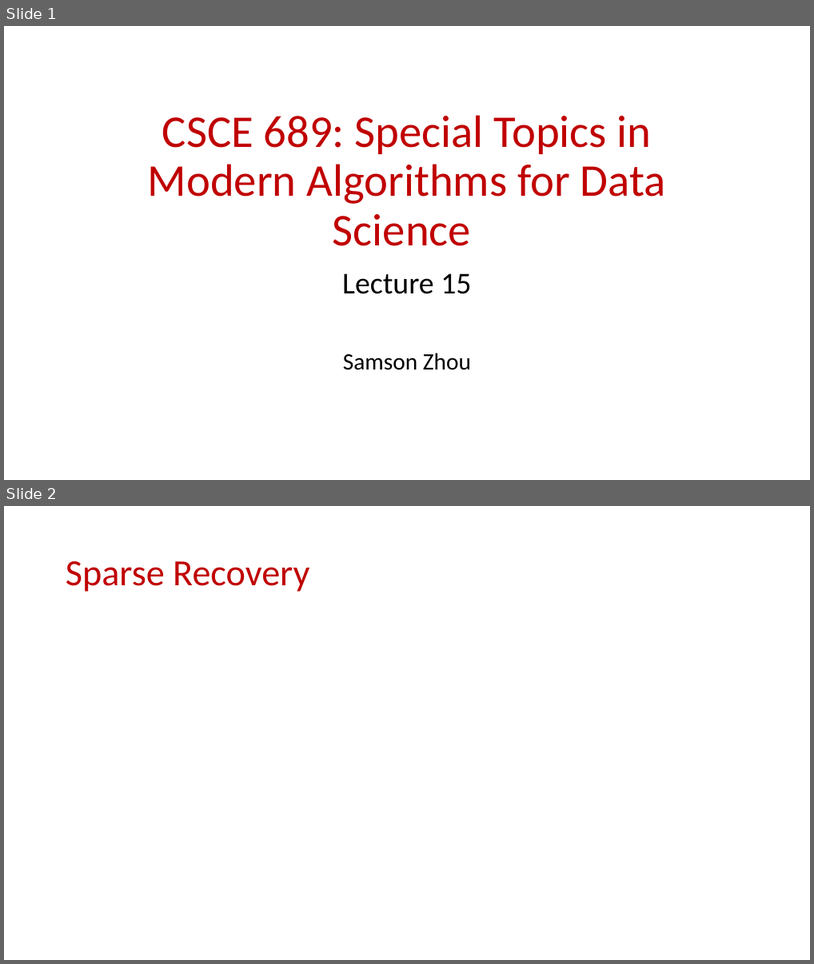
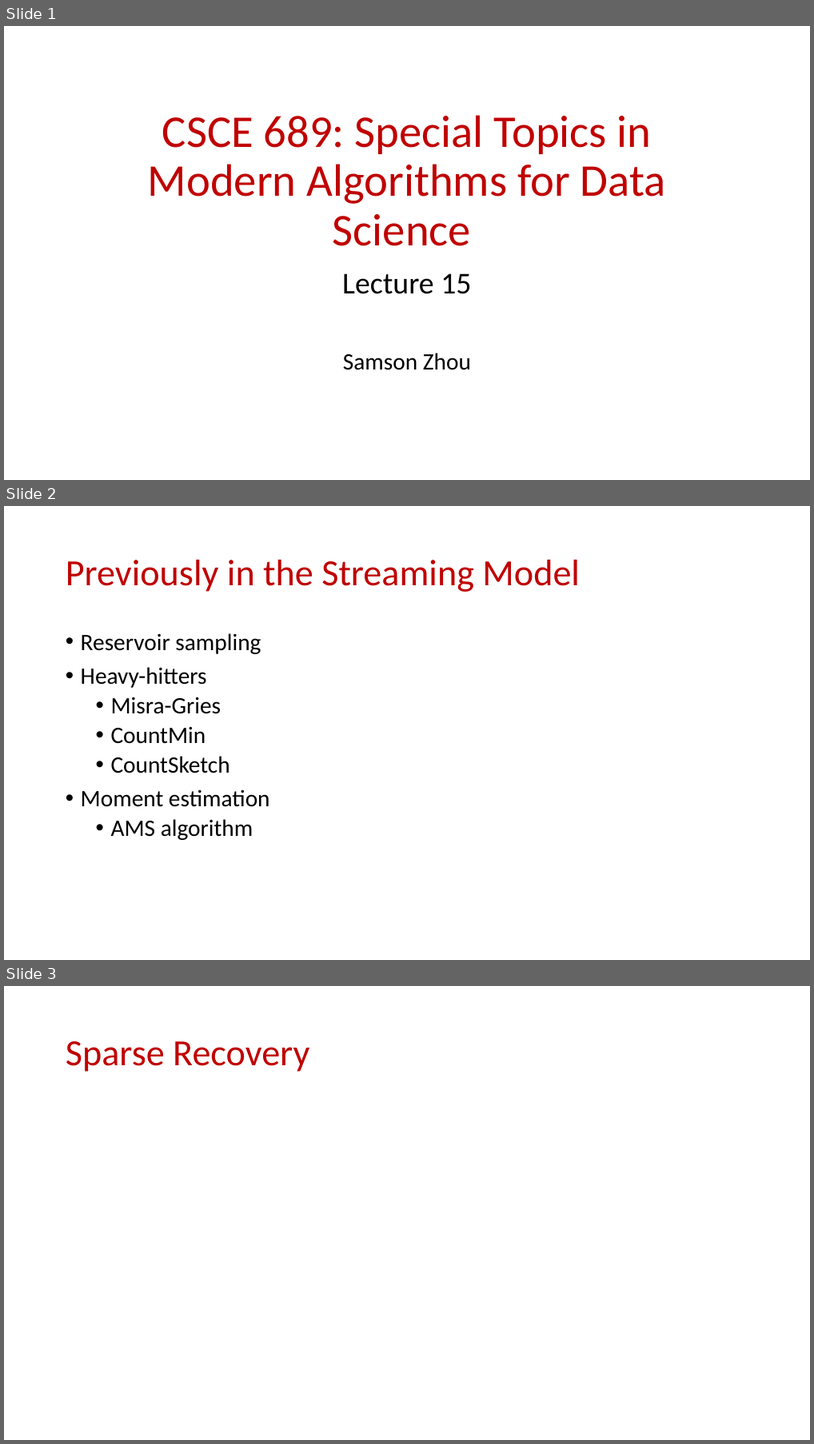
Before and after one commit to samsonzhou/samsonzhou.github.io, a slide deck: CSCE689-23/L15.pptx. Shown one above the other, each under a label of ours: slides 1 and 2 before the commit, slides 1, 2 and 3 after it. The pictures are 814x964 and 814x1444 pixels, drawn with LibreOffice and Linux fonts; fonts in the diff are those of the drawing; grey boxes stand for pictures. Boxes give left, top, right and bottom in pixels: in the first picture for what was removed or moved away, otherwise in the second. Text is boxed around its words. In the diff, an @@ line names an element or a change of style, - is before the commit and + after.

```diff
--- a/CSCE689-23/L15.pptx
+++ b/CSCE689-23/L15.pptx
@@ slide 2 added at (x1=4, y1=506, x2=810, y2=960), background #FFFFFF @@
@@ title added at (x1=66, y1=560, x2=580, y2=592), 44 pt, text #C00000 @@
+Previously in the Streaming Model
@@ text added at (x1=81, y1=633, x2=270, y2=840), 28 pt, text #000000 @@
+• Reservoir sampling
+• Heavy-hitters
+  • Misra-Gries
+  • CountMin
+  • CountSketch
+• Moment estimation
+  • AMS algorithm
@@ what was slide 2 is now slide 3 @@
```
Also in this commit, not shown: 3 slides changed, 4 other slides added, 2 other files.
